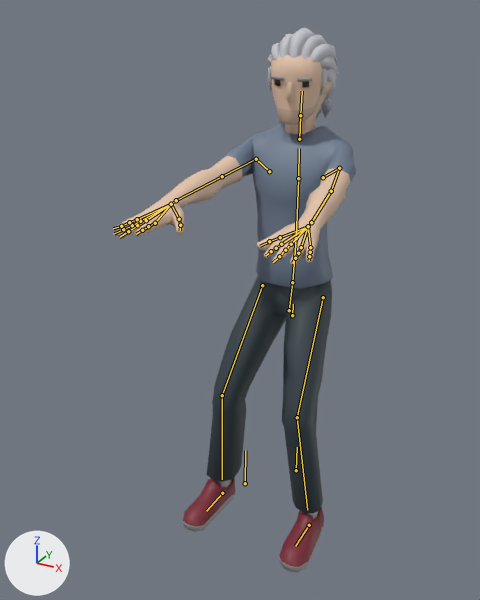
What one commit did to the glTF model js/models/avatars/club-crowd-m2.glb.
One viewpoint serves both versions: a camera (50 mm lens) standing at (0.912, -2.23, 1.823) and looking at (-0.08, -0.427, 0.921). Arrows for +X, +Y and +Z are at lower left; the lights stay in place. The first picture is the older version. Both versions are drawn at frame 287 of the action 'Seated_Loop'; the numbers are the values there. The bones that change, and the others that lie on the model, are drawn over the model as lines.

The first picture shows 'Casual2_Body'.
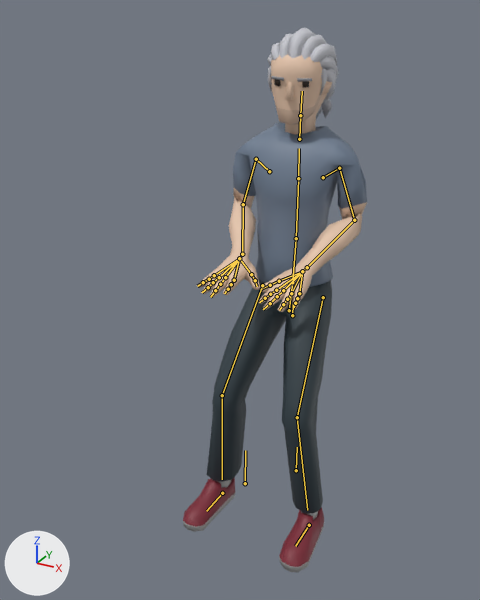
Location of each change, (x1, y1, x2, y2) in pixels of the pictures (480 x 600 px):
'Casual2_Body', posed (24% narrower): before (113, 27, 356, 573); after (183, 27, 367, 573)
bone 'UpperArm.L', root to tip: before (339, 168) to (331, 191); after (339, 168) to (354, 220)
bone 'LowerArm.L', root to tip: before (331, 191) to (311, 222); after (354, 220) to (307, 267)
bone 'Wrist.L', root to tip: before (311, 222) to (308, 226); after (307, 267) to (302, 271)
bone 'UpperArm.R', root to tip: before (256, 159) to (222, 176); after (256, 159) to (243, 204)
bone 'LowerArm.R', root to tip: before (222, 176) to (176, 200); after (243, 204) to (242, 254)
bone 'Wrist.R', root to tip: before (176, 200) to (171, 204); after (242, 254) to (239, 258)

The change in detail:
Bone 'UpperArm.L' (bone_upperarm_l) turns from (-10, -8, -77) to (-71, 3, 4) degrees about its own x, y and z.
Bone 'LowerArm.L' (bone_lowerarm_l) turns from (2, 3, 4) to (-46, 34, -87) degrees about its own x, y and z.
Bone 'Wrist.L' (bone_wrist_l) turns from (-2, 0, -12) to (29, 29, 12) degrees about its own x, y and z.
Bone 'UpperArm.R' (bone_upperarm_r) turns from (-9, 8, 78) to (-71, -2, -4) degrees about its own x, y and z.
Bone 'LowerArm.R' (bone_lowerarm_r) turns from (2, -3, -4) to (-46, -35, 91) degrees about its own x, y and z.
Bone 'Wrist.R' (bone_wrist_r) turns from (-6, 3, 11) to (25, -26, -11) degrees about its own x, y and z.
